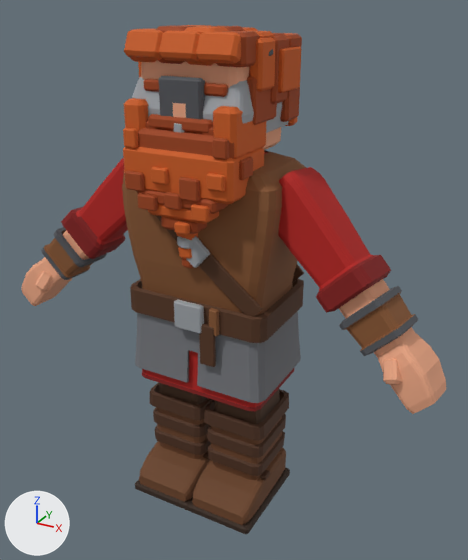
What one commit did to the Blender file Chopper/Art/Blender/chopper_character.blend.
The view is the same before and after, from a camera (50 mm lens) standing at (1.125, -1.92, 1.887) and looking at (0.06, 0.016, 0.919). Lighting does not change. The marker at lower left points along +X, +Y and +Z. The older version comes first.

Script lines for the objects in view, before the commit:
```python
me_chopper_boots = bpy.data.meshes.new('chopper_boots')
me_chopper_boots.from_pydata(...)  # 632 vertices, 564 faces; spans x -0.266..0.266, y -0.255..0.145, z 0.0..0.42
me_chopper_boots.materials.append(mat_m_chopper)
me_chopper_helmet = bpy.data.meshes.new('chopper_helmet')
me_chopper_helmet.from_pydata(...)  # 700 vertices, 566 faces; spans x -0.232..0.232, y -0.236..0.183, z 1.39..1.765
me_chopper_helmet.materials.append(mat_m_chopper_gear)
me_chopper_vest = bpy.data.meshes.new('chopper_vest')
me_chopper_vest.from_pydata(...)  # 268 vertices, 232 faces; spans x -0.296..0.296, y -0.214..0.2, z 0.825..1.408
me_chopper_vest.materials.append(mat_m_chopper)
ob_chopper_boots = bpy.data.objects.new('chopper_boots', me_chopper_boots)
ob_chopper_boots.location = (0.0, 0.0, 0.0)
ob_chopper_helmet = bpy.data.objects.new('chopper_helmet', me_chopper_helmet)
ob_chopper_helmet.location = (0.0, 0.0, 0.0)
ob_chopper_vest = bpy.data.objects.new('chopper_vest', me_chopper_vest)
ob_chopper_vest.location = (0.0, 0.0, 0.0)
# also in view: 'chopper_head' at (0.0, -0.031, 1.565); 'chopper_shirt' at (0.0, 0.0, 0.972); 'chopper_chainmail' at (0.0, 0.0, 0.717); 'chopper_beard' at (0.0, -0.127, 1.35); 'chopper_belt' at (0.0, -0.011, 0.859)
```
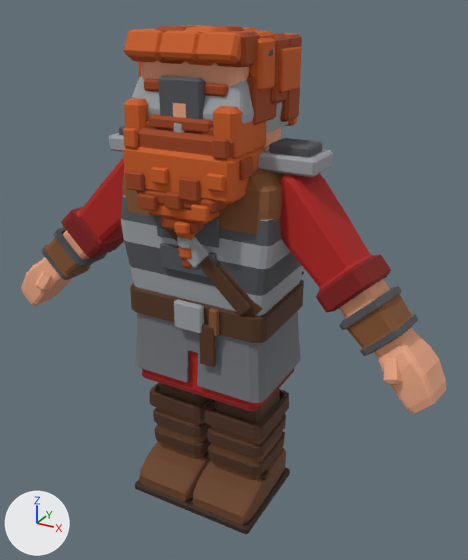
What differs and where, as boxes (x1, y1, x2, y2) in the pictures (468 x 560 px):
'chopper_plate', added: after (121, 196, 303, 316)
'chopper_pauldrons', added: after (109, 125, 333, 177)
'chopper_vest', unchanged, covered by the edit: before (122, 150, 306, 317); after (122, 150, 304, 317)

What the commit changed:
Mesh me_chopper_pauldrons is new.
It has 128 vertices, 104 faces and spans x -0.4..0.4, y -0.09..0.07, z 1.372..1.458.
It uses material mat_m_chopper_gear.
Mesh me_chopper_plate is new.
It has 212 vertices, 176 faces and spans x -0.3..0.3, y -0.211..0.211, z 0.9..1.36.
It uses material mat_m_chopper_gear.
Object 'chopper_pauldrons' (ob_chopper_pauldrons) is new; it shows me_chopper_pauldrons.
Its location is (0.0, 0.0, 0.0).
Object 'chopper_plate' (ob_chopper_plate) is new; it shows me_chopper_plate.
Its location is (0.0, 0.0, 0.0).
